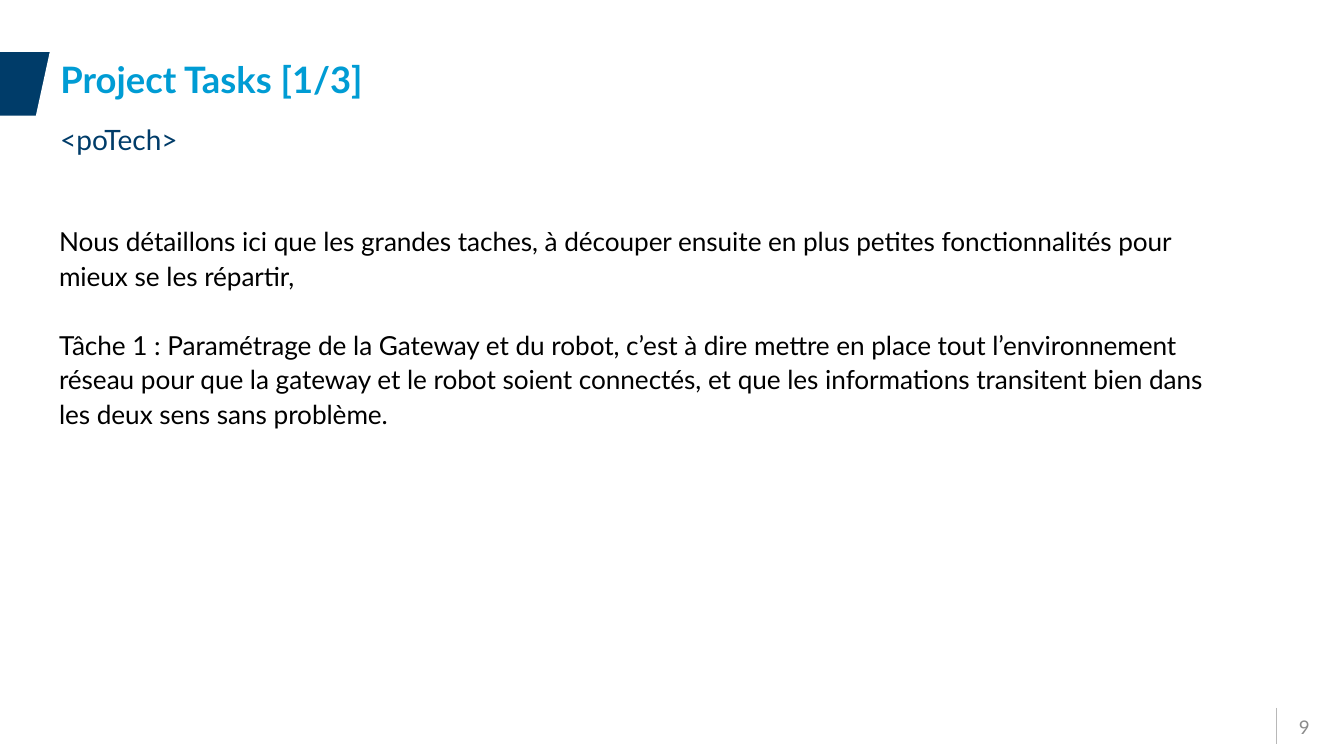
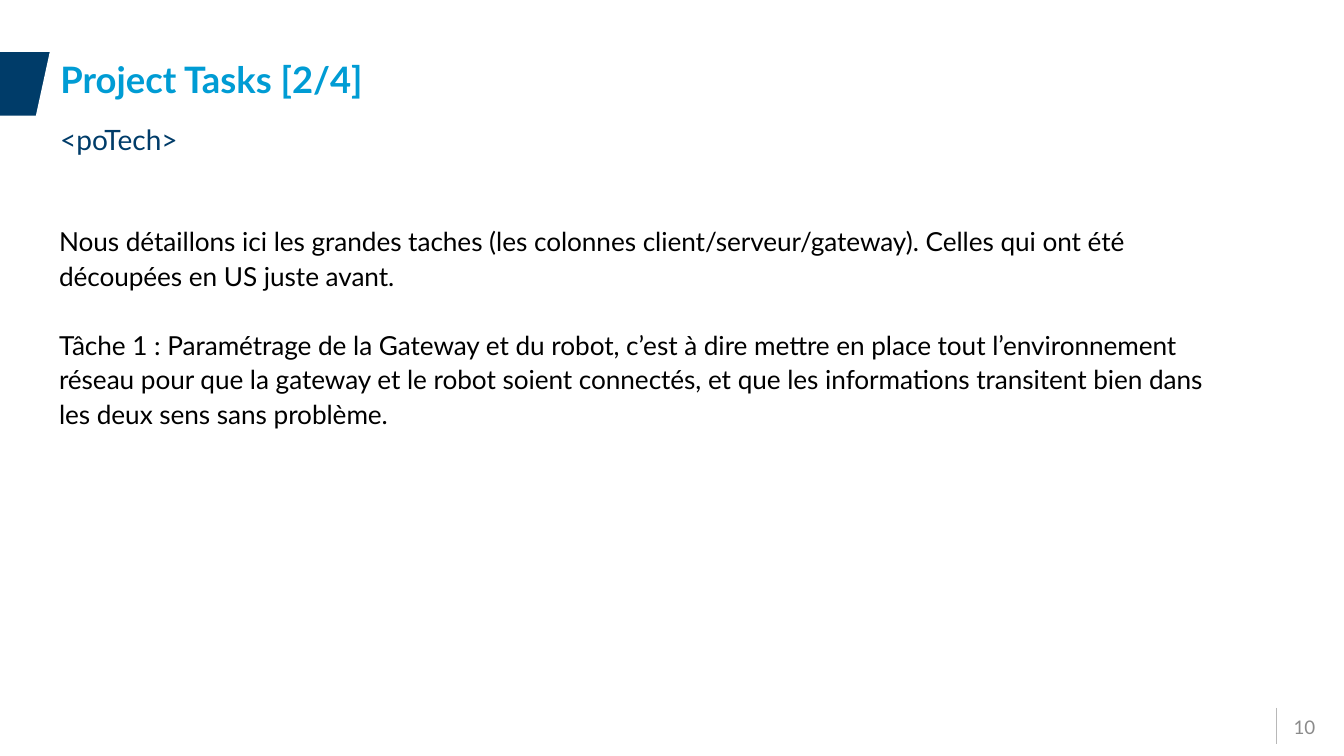
Before and after one commit to HW-Alex/ProjetIotYnov, a slide deck: slide 10 of Projet/Presentation/Presentation_Groupe05.pptx (slide 9 before the commit). Drawn at 1344x756 pixels with LibreOffice and Linux fonts; fonts in the diff are those of the drawing; background and template pictures are left out. Boxes give left, top, right and bottom in pixels: in the first picture for what was removed or moved away, otherwise in the second. Text is boxed around its words. In the diff, an @@ line names an element or a change of style, - is before the commit and + after.

```diff
--- a/Projet/Presentation/Presentation_Groupe05.pptx
+++ b/Projet/Presentation/Presentation_Groupe05.pptx
@@ title at bbox=[60, 65, 363, 100]: text changed @@
-Project Tasks [1/3]
+Project Tasks [2/4]
@@ text at bbox=[59, 231, 1125, 290]: text changed @@
-Nous détaillons ici que les grandes taches, à découper ensuite en plus petites fonctionnalités pour mieux se les répartir,
+Nous détaillons ici les grandes taches (les colonnes client/serveur/gateway). Celles qui ont été découpées en US juste avant.
@@ page number at bbox=[1294, 720, 1316, 734]: text changed @@
-9
+10
```
Also in this commit, not shown: 7 other slides changed, 1 slide added.
